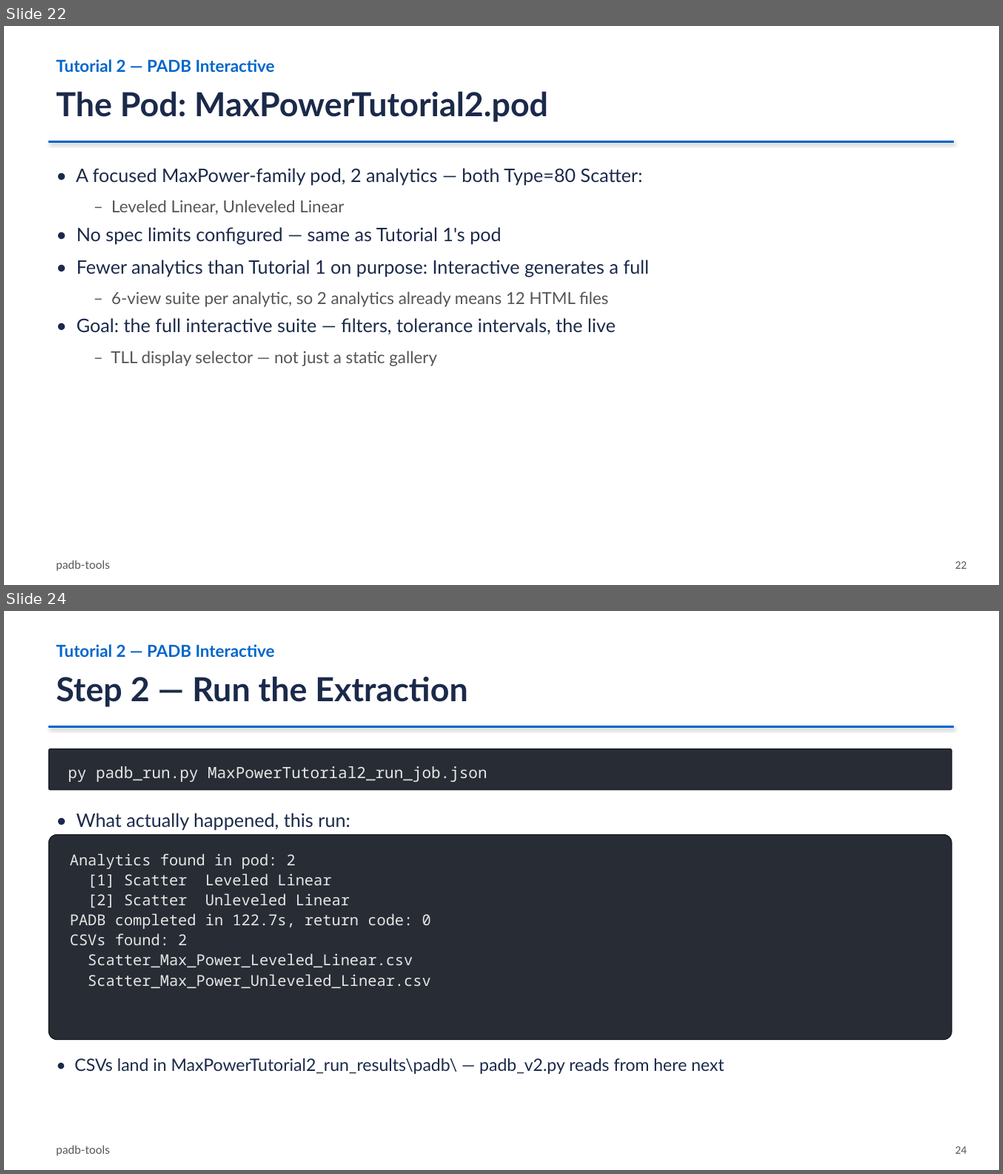
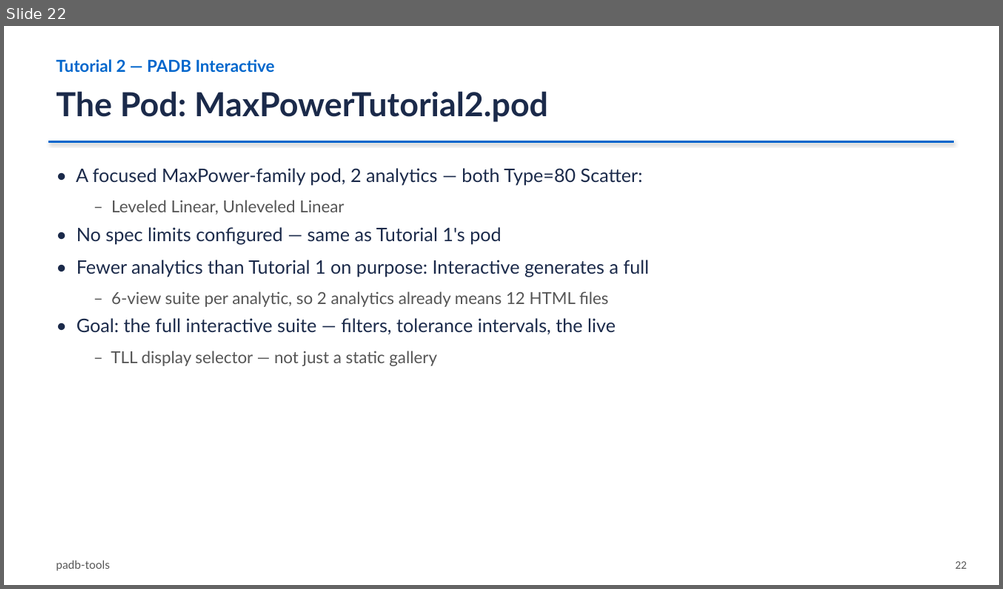
Before and after one commit to damurray/padb-tools, a slide deck: PADB_Simple_and_Interactive.pptx. Shown one above the other, each under a label of ours: slides 22 and 24 before the commit, slide 22 after it; the slides between them are not shown. The pictures are 1003x1174 and 1003x589 pixels, drawn with LibreOffice and Linux fonts; fonts in the diff are those of the drawing. Boxes give left, top, right and bottom in pixels: in the first picture for what was removed or moved away, otherwise in the second. Text is boxed around its words. In the diff, an @@ line names an element or a change of style, - is before the commit and + after.

Commit message:
Update Tutorial 1 & 2 slides to the GUI-first web app flow
Replaced the CLI command/output code blocks in Tutorial 1 (slides 19-20)
and Tutorial 2 (slides 23-25) with real screenshots of the actual web
app performing each step -- drop pod, generate job, select the run job,
watch it auto-chain extraction + plot builds. Slide count/numbering
preserved exactly (appendix etc. unaffected).

Screenshots are built from real API responses (pod analytics, generated
job.json content) rendered through static HTML fixtures using the real
app.css, not fabricated mockups. Also caught and fixed a real accuracy
bug in the process: the original Tutorial 2 slides (and my first draft
of the replacement) claimed MaxPowerTutorial2 was Room-only -> scatter+
boxplot only, but its real extracted CSV has 3 temperatures (Room, 20C,
30C) and genuinely builds the full six-view suite -- confirmed against
Slide 26's own real "12 links" screenshot, which the old Step 3 slide
contradicted. Fixed with accurate log content matching padb_v2.py's
actual multi-temp code path (no announcement print, straight to all six
views).

```diff
--- a/PADB_Simple_and_Interactive.pptx
+++ b/PADB_Simple_and_Interactive.pptx
@@ slide 24 removed at box(4, 611, 999, 1170), background #FFFFFF @@
@@ text removed at box(56, 644, 275, 657) @@
-Tutorial 2 — PADB Interactive
@@ text removed at box(56, 676, 467, 707) @@
-Step 2 — Run the Extraction
@@ line removed from (48, 726) to (954, 726) @@
@@ rounded rectangle removed at box(48, 749, 951, 790) @@
-py padb_run.py MaxPowerTutorial2_run_job.json
@@ text removed at box(77, 813, 350, 830) @@
-• What actually happened, this run:
@@ rounded rectangle removed at box(48, 834, 951, 1040) @@
-Analytics found in pod: 2
-[1] Scatter Leveled Linear
-[2] Scatter Unleveled Linear
-PADB completed in 122.7s, return code: 0
-CSVs found: 2
-Scatter_Max_Power_Leveled_Linear.csv
-Scatter_Max_Power_Unleveled_Linear.csv
@@ text removed at box(74, 1059, 724, 1074) @@
-• CSVs land in MaxPowerTutorial2_run_results\padb\ — padb_v2.py reads from here next
@@ text removed at box(56, 1145, 110, 1156) @@
-padb-tools
@@ text removed at box(955, 1147, 967, 1154) @@
-24
```
Also in this commit, not shown: 2 slides changed, 3 slides added, 2 other slides removed, 7 other files.
